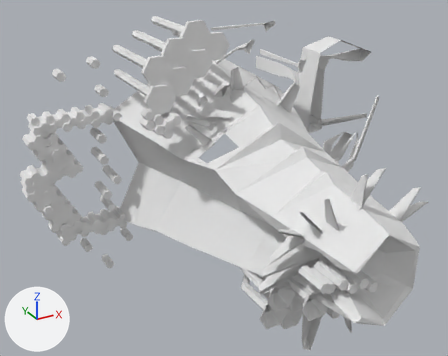
What one commit did to the OBJ model assets/models/level/rock/model.obj.
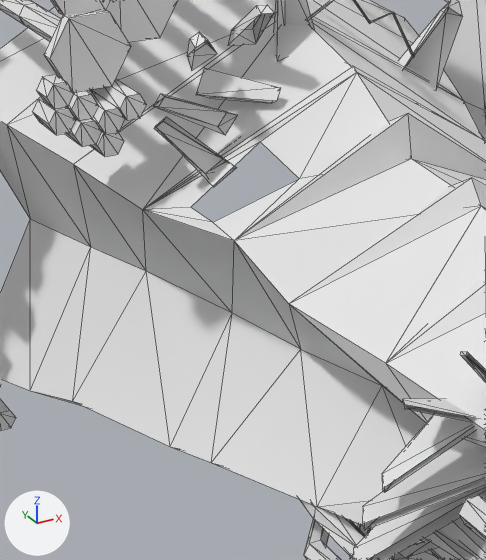
Each version is shown whole from a camera (50 mm lens) standing at (-253.0, -280.0, 119.0) and looking at (-133.0, -63.0, 11.0), then close up on the part from 28% to 69% of the width and 23% to 81% of the height. Lighting does not change. The marker at lower left points along +X, +Y and +Z. The first two pictures are the older version. The close-ups show mesh edges as thin lines. Where no turn or scale is listed for an object, it has been applied to the vertices.

Names of what the first close-up shows: 'rockMesh'.
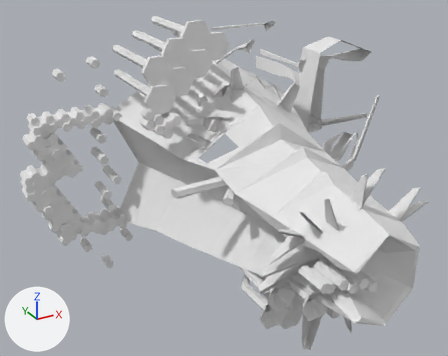
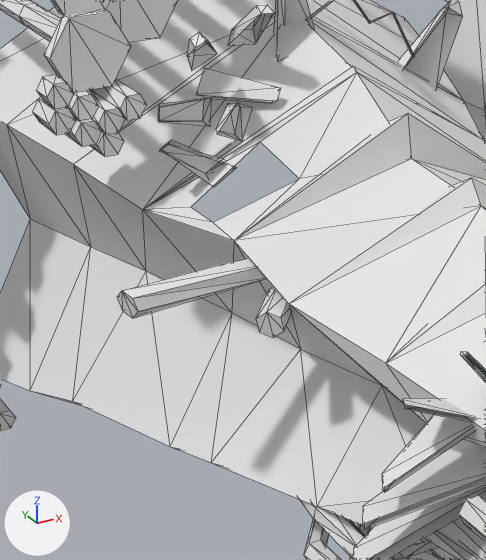
Boxes [x1, y1, x2, y2] around the edits, measured in the close-ups (486 x 560 px):
part 1 of me_rockmesh, added
    after: [256, 289, 292, 338]
part 2 of me_rockmesh, built on
    before: [153, 94, 238, 183]
    after: [117, 98, 263, 318]

The change, as a diff of the scene's bpy script:
```diff
--- a/assets/models/level/rock/model.obj.py
+++ b/assets/models/level/rock/model.obj.py
@@ me_rockmesh @@
 # used by ob_rockmesh; location = (0.0, 0.0, 0.0)
-me_rockmesh.from_pydata(...)  # 2326 vertices, 3307 faces, 6 loose edges; spans x -208.0..-10.0, y -153.0..0.0, z -54.0..76.0
+me_rockmesh.from_pydata(...)  # 2358 vertices, 3349 faces, 6 loose edges; spans x -208.0..-10.0, y -153.0..0.0, z -54.0..76.0
+# me_rockmesh part 1: the loose piece of 12 vertices spanning x -136.0..-131.0, y -140.0..-128.0, z -3.0..1.0 is copied, and the copy is multiplied about its middle by the matrix ((0.531, 0.492, 0.097), (-0.445, 0.527, -0.239), (-0.231, 0.114, 0.683)), then moved by (-11.0, 46.0, 16.0); it spans x -149.0..-140.0, y -92.0..-84.0, z 12.0..18.0
+# me_rockmesh part 2
+# 1 vertex is removed from x -148.0, y -59.0, z 40.0
+# 7 faces are deleted
+# 10 vertices move from x -152.0..-136.0, y -65.0..-59.0, z 32.0..41.0 to x -151.0..-140.0, y -65.0..-59.0, z 33.0..39.0
+# 21 vertices are added at x -166.0..-135.0, y -84.0..-59.0, z 16.0..39.0
+# 33 new faces join them
 me_rockmesh.materials.append(mat_rocklmat)
```
